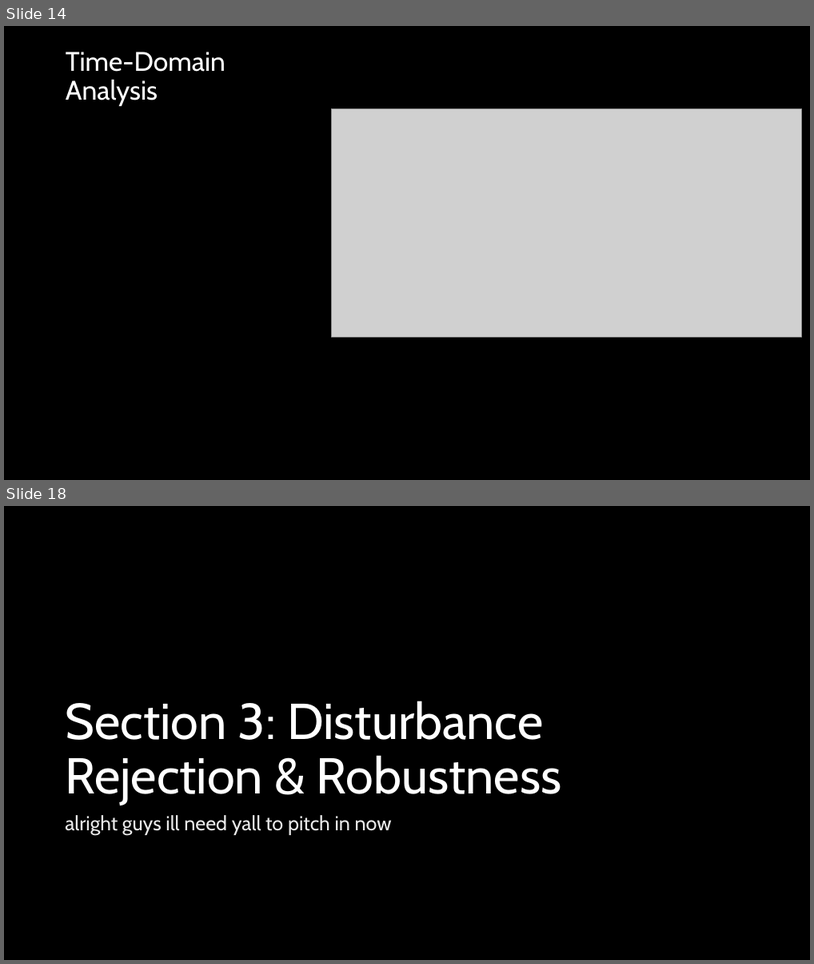
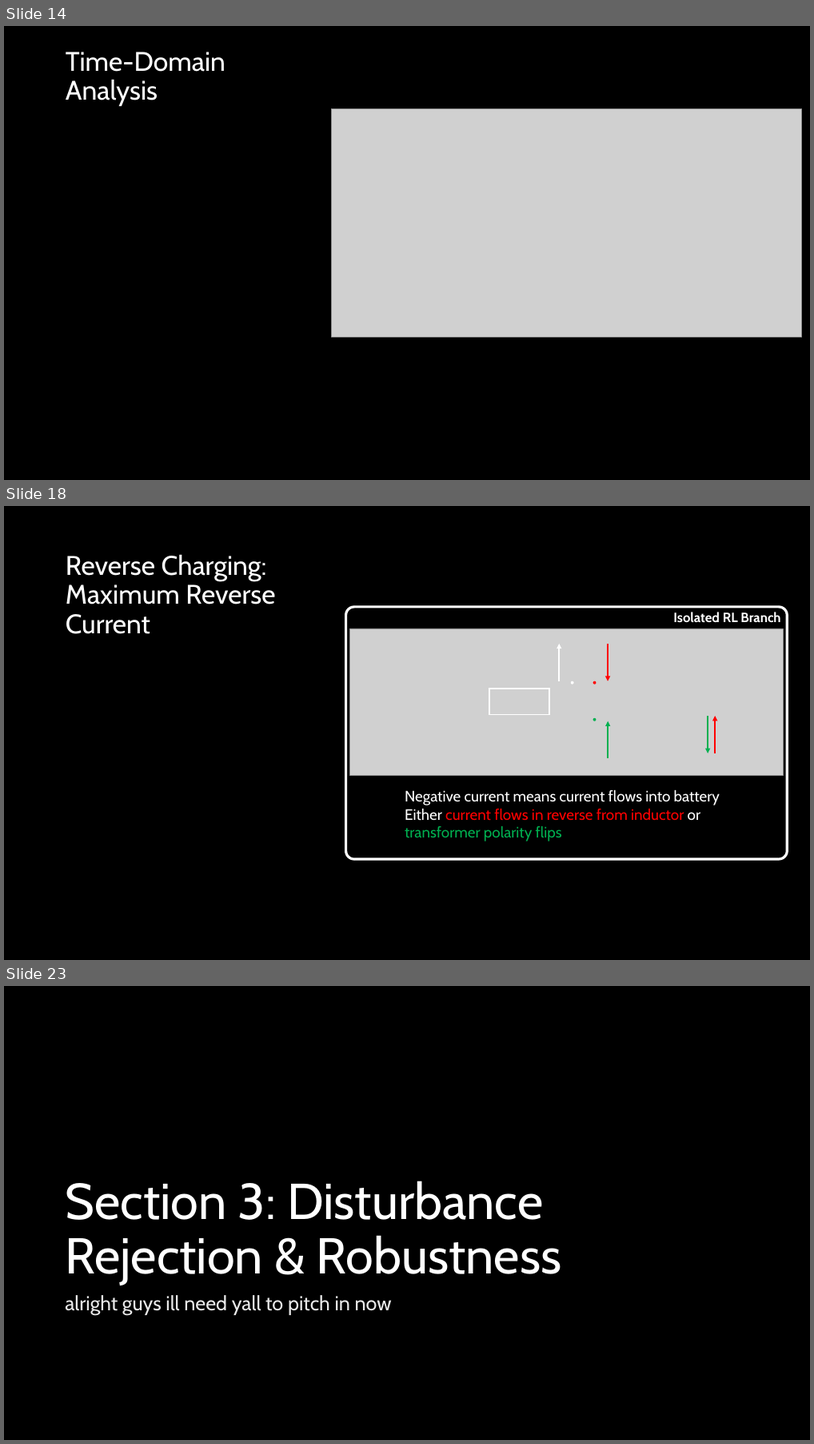
Before and after one commit to ut-ras/rm_electrical-supercap_v2, a slide deck: UT Robomasters – Supercap Power Stage Modeling.pptx. Shown one above the other, each under a label of ours: slides 14 and 18 before the commit, slides 14, 18 and 23 after it; the slides between them are not shown. The pictures are 814x964 and 814x1444 pixels, drawn with LibreOffice and Linux fonts; fonts in the diff are those of the drawing; grey boxes stand for pictures. Boxes give left, top, right and bottom in pixels: in the first picture for what was removed or moved away, otherwise in the second. Text is boxed around its words. In the diff, an @@ line names an element or a change of style, - is before the commit and + after.

Commit message:
started work on reverse charging functionality

```diff
--- a/UT Robomasters – Supercap Power Stage Modeling.pptx
+++ b/UT Robomasters – Supercap Power Stage Modeling.pptx
@@ slide 18 added at (4,506,810,960), background #000000 @@
@@ title added at (66,554,275,634), 32 pt, text #FFFFFF @@
+Reverse Charging: Maximum Reverse Current
@@ rounded rectangle added at (346,607,788,860), outline #FFFFFF 3 pt @@
@@ text added at (674,612,781,623), 16 pt, text #FFFFFF, bold @@
+Isolated RL Branch
@@ picture added at (350,628,783,776) @@
@@ arrow added from (559, 681) to (559, 644), #FFFFFF 1.5 pt @@
@@ arrow added from (608, 644) to (608, 681), #FF0000 1.5 pt @@
@@ rectangle added at (490,688,550,715), outline #FFFFFF 1.5 pt @@
@@ ellipse added at (571,681,574,684), fill #FFFFFF @@
@@ ellipse added at (594,681,596,684), fill #FF0000 @@
@@ ellipse added at (594,718,596,720), fill #00B050 @@
@@ arrow added from (608, 758) to (608, 720), #00B050 1.5 pt @@
@@ arrow added from (708, 716) to (708, 753), #00B050 1.5 pt @@
@@ arrow added from (715, 753) to (715, 716), #FF0000 1.5 pt @@
@@ text added at (405,789,720,841), 18 pt, text #FFFFFF @@
+Negative current means current flows into battery
+Either current flows in reverse from inductor or transformer polarity flips
@@ what was slide 18 is now slide 23 @@
```
Also in this commit, not shown: 4 slides changed, 7 other slides added, 2 slides removed, 1 other file.
